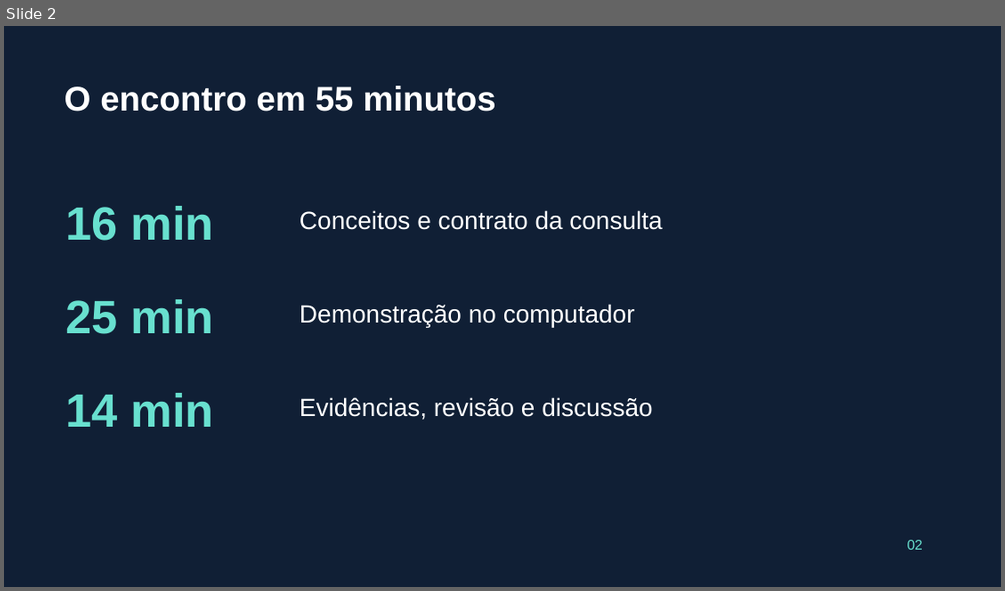
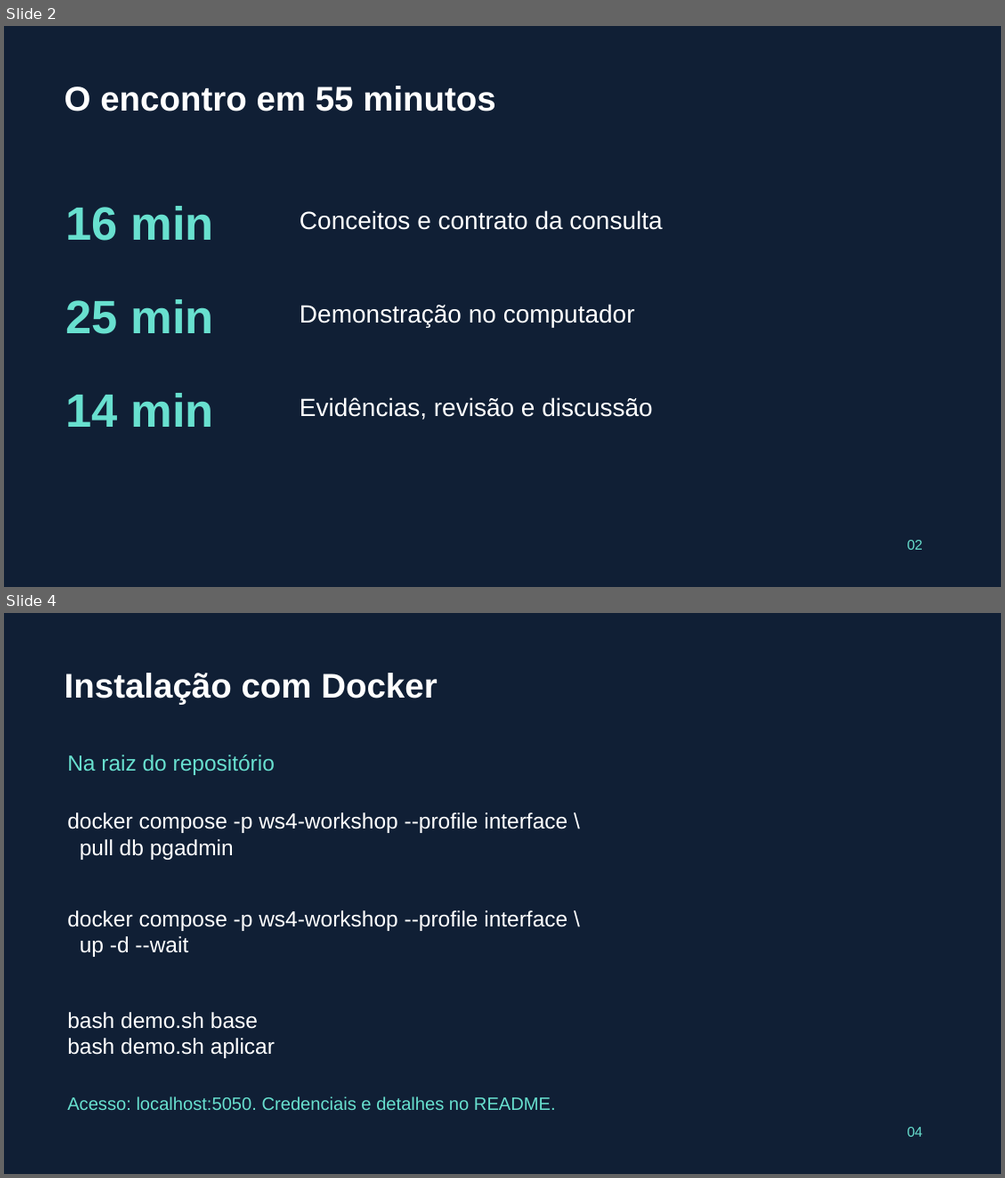
Before and after one commit to pedropalmieri/workshop4-pr-sql-ia, a slide deck: materiais/Workshop4-19nov2026.pptx. Shown one above the other, each under a label of ours: slide 2 before the commit, slides 2 and 4 after it; the slides between them are not shown. The pictures are 1005x591 and 1005x1178 pixels, drawn with LibreOffice and Linux fonts; fonts in the diff are those of the drawing. Boxes give left, top, right and bottom in pixels: in the first picture for what was removed or moved away, otherwise in the second. Text is boxed around its words. In the diff, an @@ line names an element or a change of style, - is before the commit and + after.

```diff
--- a/materiais/Workshop4-19nov2026.pptx
+++ b/materiais/Workshop4-19nov2026.pptx
@@ slide 4 added at [4,613,1001,1174], background #101F35 @@
@@ text added at [65,673,437,704], 33 pt, text #FFFFFF, bold @@
+Instalação com Docker
@@ text added at [67,755,275,775], 21 pt, text #68E0CF @@
+Na raiz do repositório
@@ text added at [67,812,567,860], 21 pt, text #FFFFFF @@
+docker compose -p ws4-workshop --profile interface \
+pull db pgadmin
@@ text added at [67,910,567,957], 21 pt, text #FFFFFF @@
+docker compose -p ws4-workshop --profile interface \
+up -d --wait
@@ text added at [67,1012,275,1058], 21 pt, text #FFFFFF @@
+bash demo.sh base
+bash demo.sh aplicar
@@ text added at [67,1096,556,1110], 17.2 pt, text #68E0CF @@
+Acesso: localhost:5050. Credenciais e detalhes no README.
@@ text added at [907,1127,922,1136], 13.5 pt, text #68E0CF @@
+04
```
Also in this commit, not shown: 12 slides changed, 15 other files.
